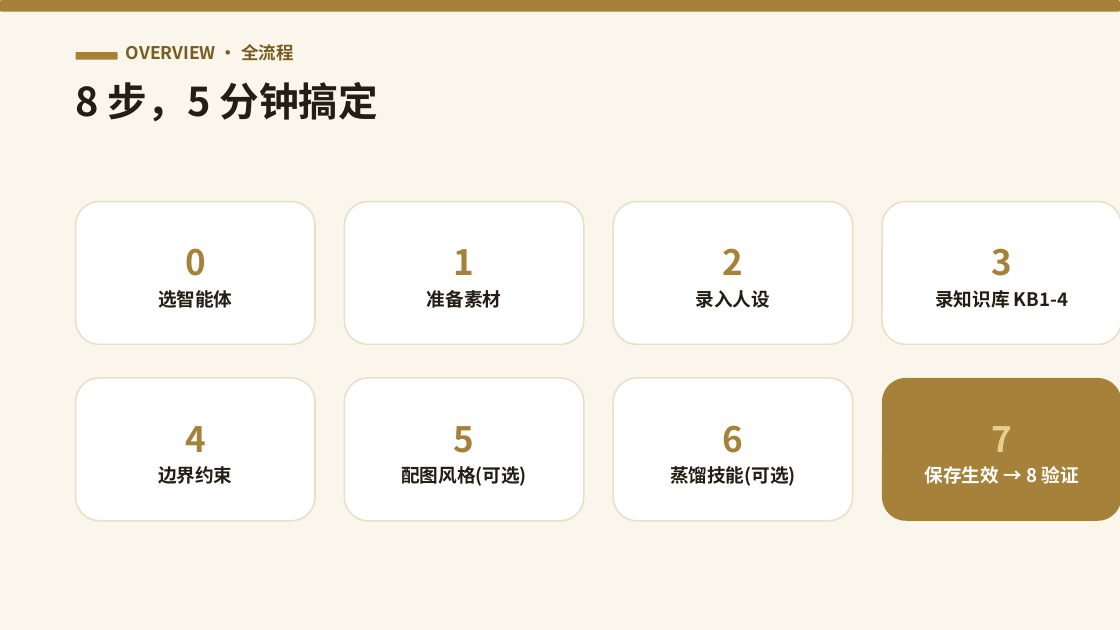
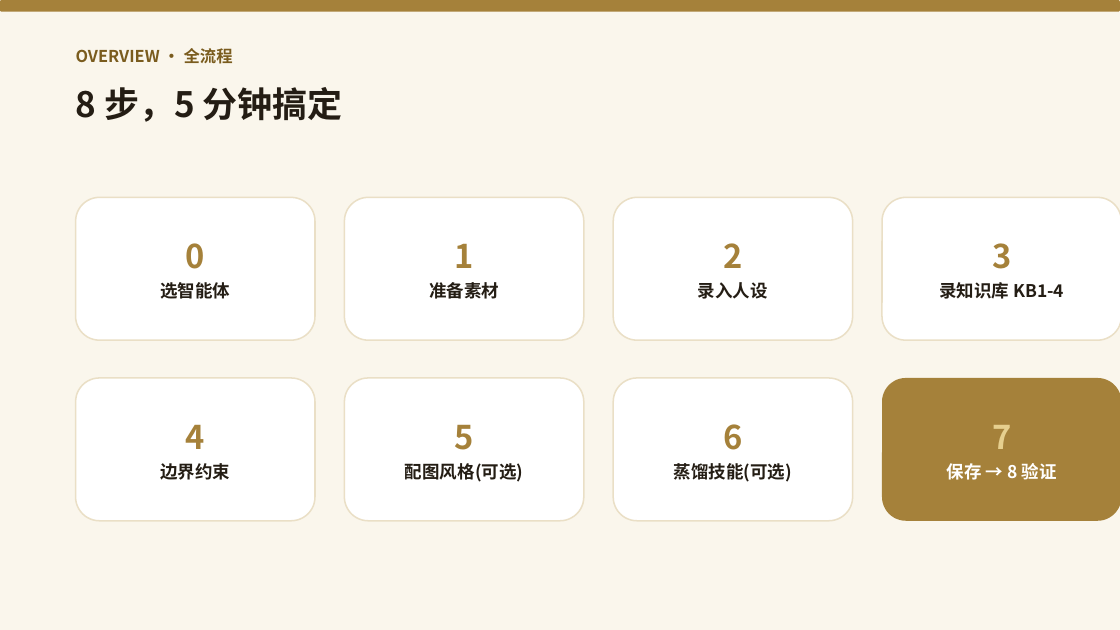
Before and after one commit to yonglin22/xhsneirongshengcheng, a slide deck: slide 3 of 教学-智能体知识库录入.pptx. Drawn at 1120x630 pixels with LibreOffice and Linux fonts; fonts in the diff are those of the drawing. Boxes give left, top, right and bottom in pixels: in the first picture for what was removed or moved away, otherwise in the second. Text is boxed around its words. In the diff, an @@ line names an element or a change of style, - is before the commit and + after.

```diff
--- a/教学-智能体知识库录入.pptx
+++ b/教学-智能体知识库录入.pptx
@@ text "OVERVIEW · 全流程": place and size @@
-text "OVERVIEW · 全流程" at (126,44,293,61)
+text "OVERVIEW · 全流程" at (76,48,233,64)
@@ text "OVERVIEW · 全流程" at (76,48,233,64): size 15 to 14 pt @@
@@ rounded rectangle removed at (76,52,118,60) @@
@@ text "8 步，5 分钟搞定" at (76,87,343,122): size 34 to 30 pt @@
@@ 4 rounded rectangles: place and size @@
-4 rounded rectangles at (76,202,1120,344)
+4 rounded rectangles at (76,197,1120,340)
@@ text "0" at (160,243,230,299): size 30 to 28 pt in "0"; size 16 to 15 pt in "选智能体" @@
@@ text "1" at (429,243,499,299): size 30 to 28 pt in "1"; size 16 to 15 pt in "准备素材" @@
@@ text "2" at (698,243,768,299): size 30 to 28 pt in "2"; size 16 to 15 pt in "录入人设" @@
@@ text "3" at (939,243,1064,299): size 30 to 28 pt in "3"; size 16 to 15 pt @@
@@ text "4" at (160,424,230,480): size 30 to 28 pt in "4"; size 16 to 15 pt in "边界约束" @@
@@ text "5" at (405,424,523,482): size 30 to 28 pt in "5"; size 16 to 15 pt in "配图风格(可选)" @@
@@ text "6" at (674,424,792,482): size 30 to 28 pt in "6"; size 16 to 15 pt in "蒸馏技能(可选)" @@
@@ text at (992,425,1011,449): size 30 to 28 pt in "7" @@
@@ text at (947,463,1057,480): text changed; size 16 to 15 pt @@
-保存生效 → 8 验证
+保存 → 8 验证
```
Also in this commit, not shown: 10 other slides changed, 1 slide added.
